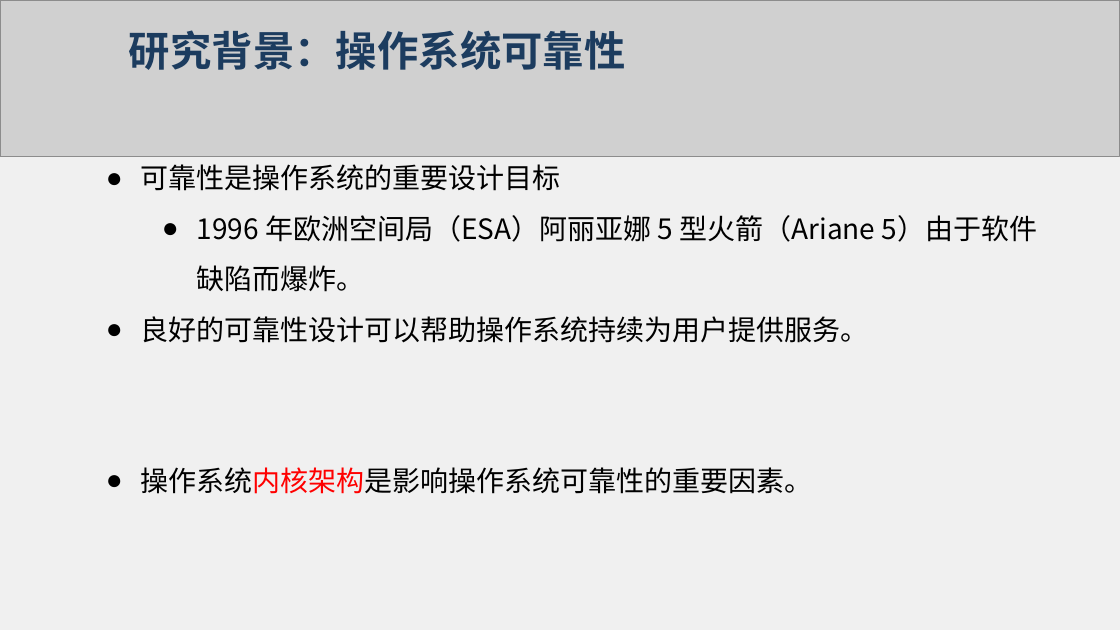
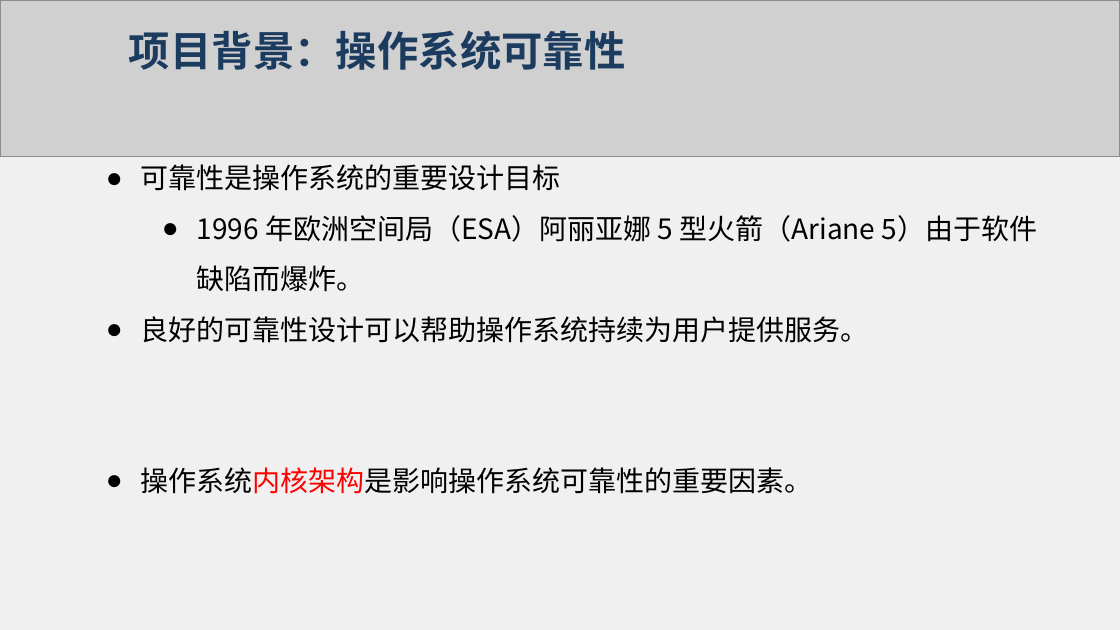
Before and after one commit to flying-rind/mini-Rust-os, a slide deck: slide 6 of tutorial/一种基于Rust语言的操作系统内核服务可靠性增强设计与实现.pptx. Drawn at 1120x630 pixels with LibreOffice and Linux fonts; fonts in the diff are those of the drawing; grey boxes stand for pictures. Boxes give left, top, right and bottom in pixels: in the first picture for what was removed or moved away, otherwise in the second. Text is boxed around its words. In the diff, an @@ line names an element or a change of style, - is before the commit and + after.

```diff
--- a/tutorial/一种基于Rust语言的操作系统内核服务可靠性增强设计与实现.pptx
+++ b/tutorial/一种基于Rust语言的操作系统内核服务可靠性增强设计与实现.pptx
@@ text at (129, 30, 626, 70): text changed @@
-研究背景：操作系统可靠性
+项目背景：操作系统可靠性
```
Also in this commit, not shown: 18 other slides changed, 4 slides added, 11 slides removed, 1 other file.
